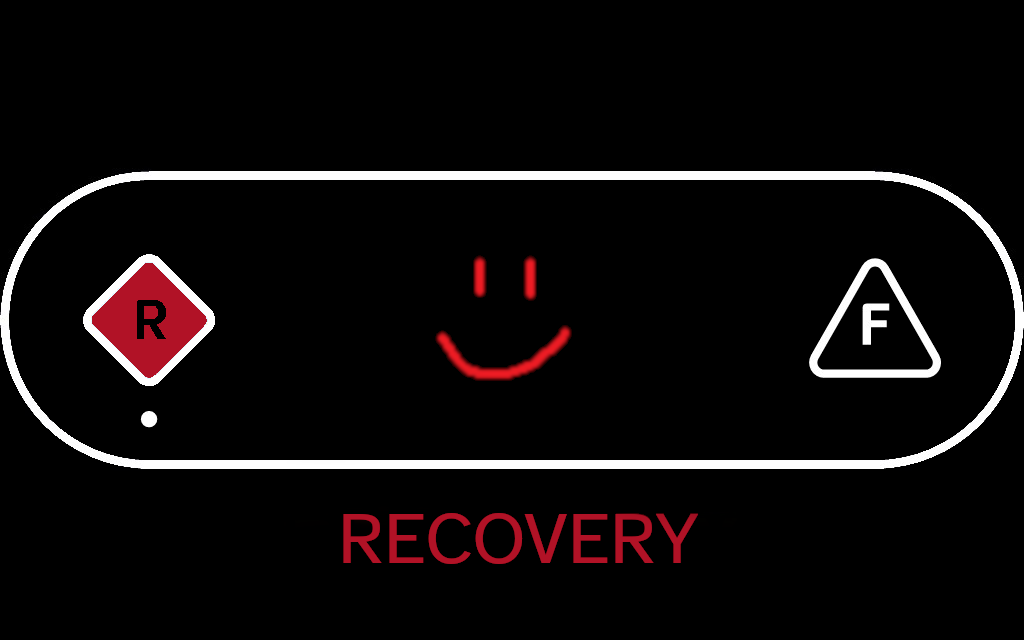
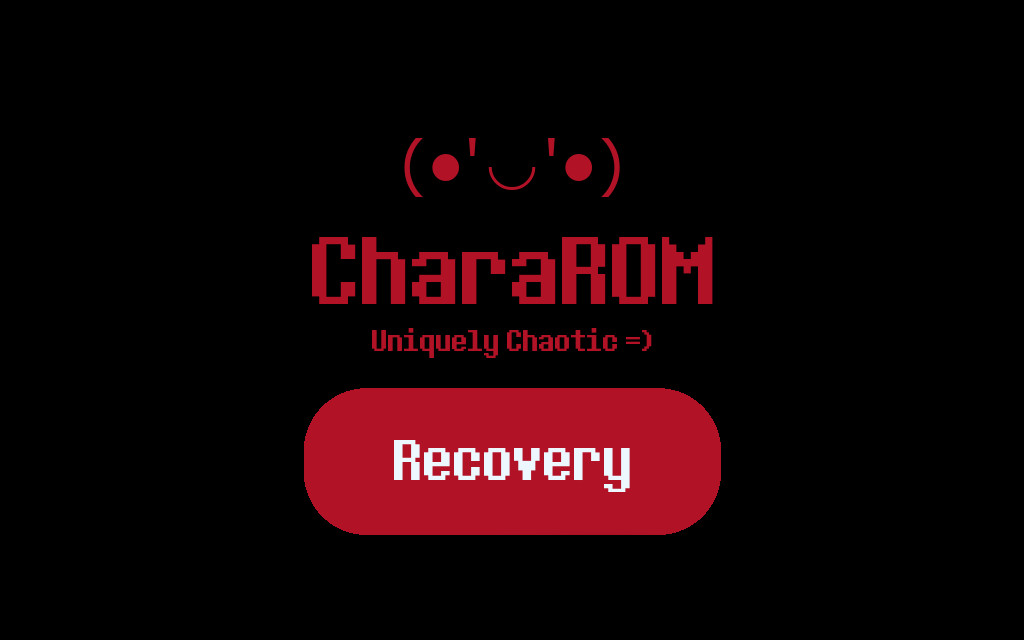
Before/after of a 1024×640 layered artwork. What changed in the layer stack:
removed layer "logo_image_switch.png" over [0, 138, 1024, 564]
added layer "(●'◡'●)" above "Uniquely Chaotic =)" over [404, 138, 620, 197]
added layer "Uniquely Chaotic =)" above "CharaROM ..." over [372, 328, 652, 358]
added layer "CharaROM ..." above "Recovery" over [312, 237, 713, 304]
added layer "Recovery" above "Pill" over [394, 440, 630, 492]
added layer "Pill" above "fastbootd_light.png" over [304, 388, 721, 535]
added layer "fastbootd_light.png" over [0, 138, 1024, 564]